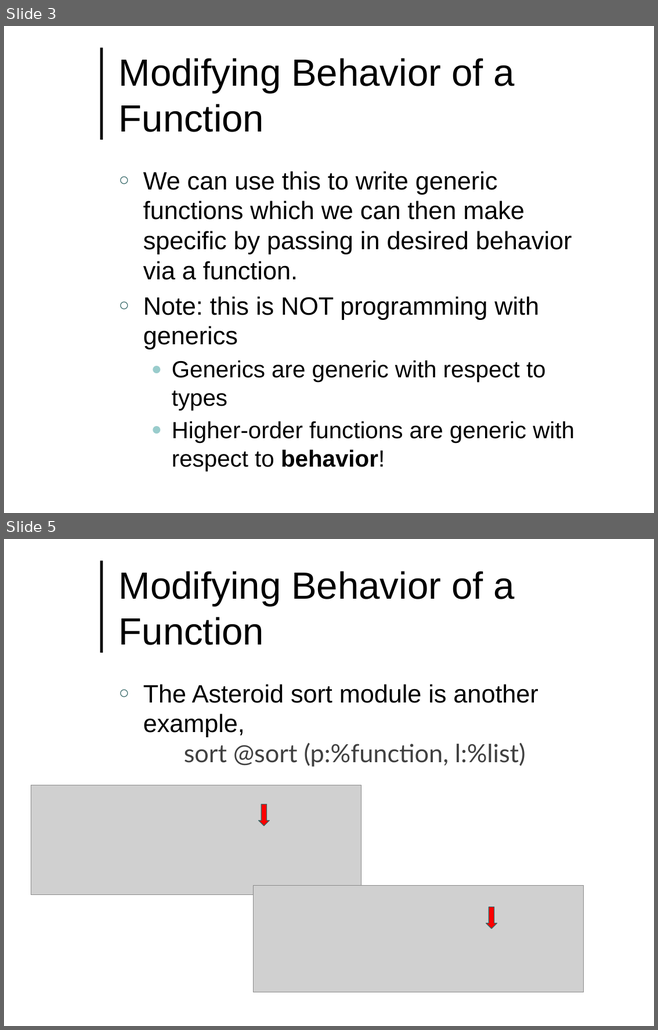
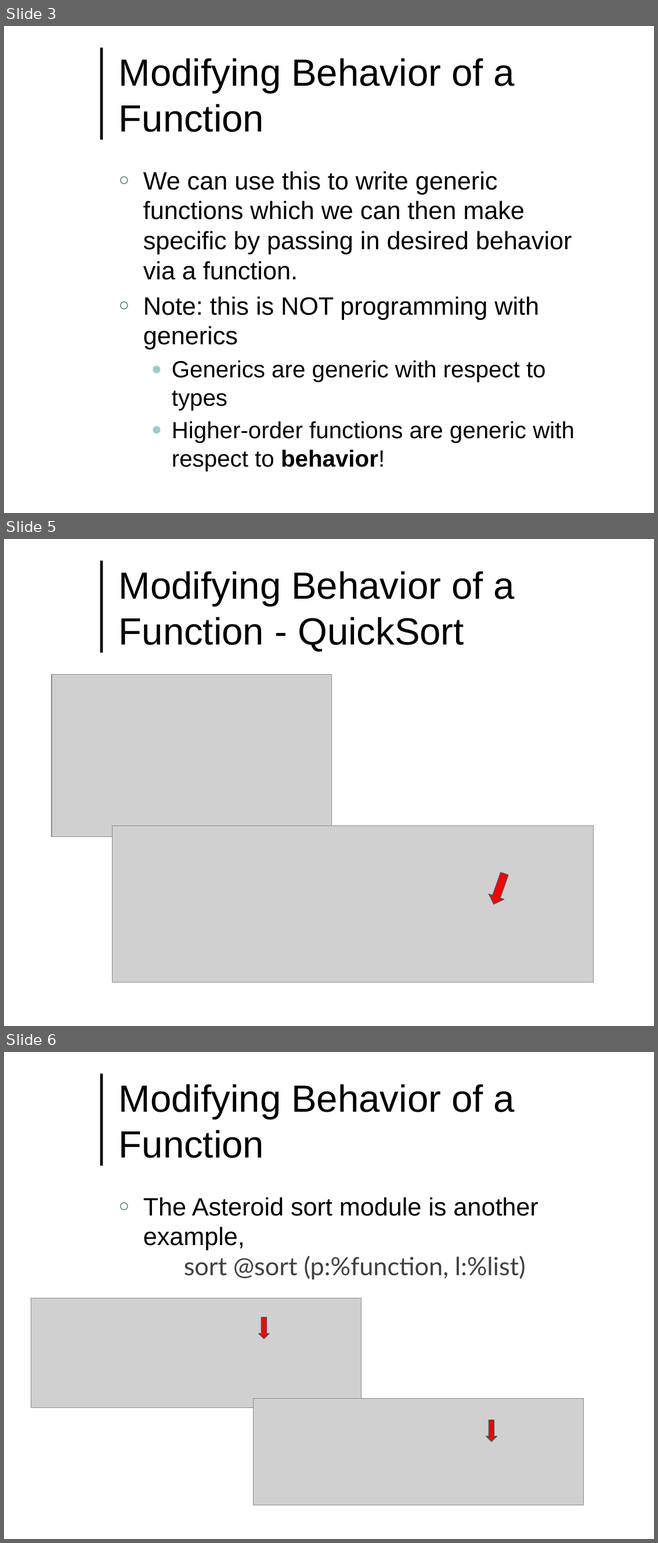
Before and after one commit to lutzhamel/CSC493, a slide deck: notes/csc493-ln012.pptx. Shown one above the other, each under a label of ours: slides 3 and 5 before the commit, slides 3, 5 and 6 after it; the slides between them are not shown. The pictures are 658x1030 and 658x1543 pixels, drawn with LibreOffice and Linux fonts; fonts in the diff are those of the drawing; grey boxes stand for pictures; background and template pictures are left out. Boxes give left, top, right and bottom in pixels: in the first picture for what was removed or moved away, otherwise in the second. Text is boxed around its words. In the diff, an @@ line names an element or a change of style, - is before the commit and + after.

```diff
--- a/notes/csc493-ln012.pptx
+++ b/notes/csc493-ln012.pptx
@@ slide 5 added at box(4, 539, 654, 1026), background #FFFFFF; not listed: 1 template element that a slide beside it also shows @@
@@ title added at box(119, 571, 514, 652), 42 pt, text #000000 @@
+Modifying Behavior of a Function - QuickSort
@@ picture added at box(52, 674, 331, 837) @@
@@ picture added at box(112, 826, 593, 983) @@
@@ down arrow added at box(485, 871, 511, 907), fill #FF0000, outline #336666 0.75 pt @@
@@ what was slide 5 is now slide 6 @@
```
Also in this commit, not shown: 1 slide changed, 12 other files.
